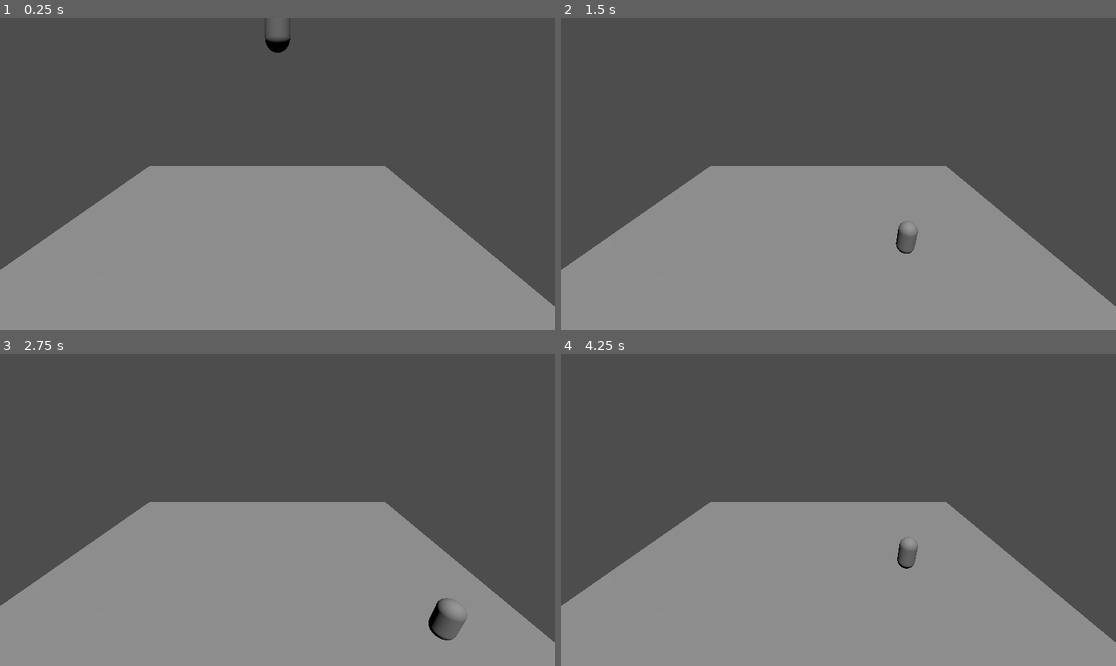
Above: before the commit, frames 1-4 (two rows, left to right).
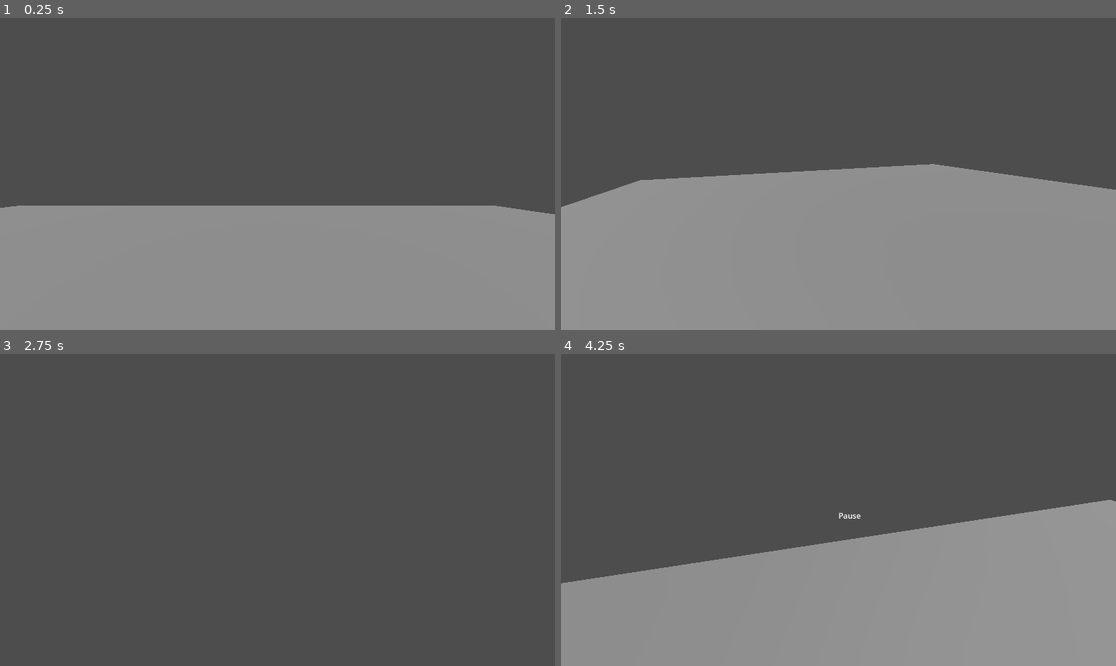
Above: after the commit, the same moments.

Repository: electrp/ggj25
Game: Godot game, scene res://node_3d.tscn
Two runs of this game, one before a commit and one after it. Both use one fixed random seed, a clock stepped at 60 frames per second and the inputs below.
Inputs (mouse positions are in pixels of both pictures, inside the frame that each line leads up to):
- Up to frame 1 (0.25 s): no input
- Up to frame 2 (1.5 s): move the mouse to (960, 158) at 0.52 s; hold Right (ui_right) 0.53-1.28 s; hold Shift (ui_run, bound only after the commit) 0.53-1.28 s; tap Space (ui_accept) at 0.77, 0.8, 1.07, 1.35 s; move the mouse to (727, 189) at 1.27 s; hold Down (ui_down) from 1.28 s (still down)
- Up to frame 3 (2.75 s): tap Space (ui_accept) at 1.52, 1.82, 2.3 s; tap Shift (ui_run, bound only after the commit) at 1.55 s; move the mouse to (333, 441) at 2.02 s; release Down (ui_down) at 2.03 s; hold Right (ui_right) from 2.03 s (still down); hold Shift (ui_run, bound only after the commit) from 2.03 s (still down)
- Up to frame 4 (4.25 s): move the mouse to (810, 572) at 2.77 s; release Right (ui_right) at 2.78 s; release Shift (ui_run, bound only after the commit) at 2.78 s; hold Up (ui_up) 2.78-3.53 s; tap Shift (ui_run, bound only after the commit) at 2.85 s; tap Space (ui_accept) at 3.02, 3.32, 3.6, 3.77, 4.07 s; move the mouse to (1005, 556) at 3.52 s; hold Left (ui_left) from 3.53 s (still down); tap Escape (ui_cancel) at 4.15 s

The runs differ from the first frame. In frame 1, 12% of the frame differs, in the area x 0-100%, y 3-93%; in frame 2, 9.4%; in frame 3, 41%, in the area x 0-100%, y 47-100%; in frame 4, 14%.

Commit message:
player controller init

Diff:
--- /dev/null
+++ b/ggj25/Player.gd
@@ -0,0 +1,50 @@
+extends CharacterBody3D
+
+# inspector variables
+@export var walkSpeed = 4.0
+@export var runSpeed = 8.0
+@export var jumpVel = 4.5
+@export var mouseSens = 0.3
+@export var lerpSpeed = 10
+
+# private variables
+@onready var head = $Head
+var direction = Vector3.ZERO
+
+func _ready():
+	process_mode = PROCESS_MODE_PAUSABLE
+
+func _input(event):
+	if event is InputEventMouseMotion:
+		rotate_y(-deg_to_rad(event.relative.x * mouseSens))
+		head.rotate_x(-deg_to_rad(event.relative.y * mouseSens))
+		head.rotation.x = clamp(head.rotation.x, deg_to_rad(-89), deg_to_rad(89))
+
+func _physics_process(delta: float) -> void:
+	# Add the gravity.
+	if not is_on_floor():
+		velocity += get_gravity() * delta
+
+	# Handle jump.
+	if Input.is_action_just_pressed("ui_accept") and is_on_floor():
+		velocity.y = jumpVel
+
+	# Get the input direction and handle the movement/deceleration.
+	# As good practice, you should replace UI actions with custom gameplay actions.
+	var input_dir := Input.get_vector("ui_left", "ui_right", "ui_up", "ui_down")
+	direction = lerp(direction, (transform.basis * Vector3(input_dir.x, 0, input_dir.y)).normalized(), delta * lerpSpeed)
+
+	# Run
+	var speed = walkSpeed
+	if Input.is_action_pressed("ui_run"):
+		speed = runSpeed
+
+	# Calculate direction
+	if direction:
+		velocity.x = direction.x * speed
+		velocity.z = direction.z * speed
+	else:
+		velocity.x = move_toward(velocity.x, 0, speed)
+		velocity.z = move_toward(velocity.z, 0, speed)
+
+	move_and_slide()
--- /dev/null
+++ b/ggj25/TestScene.gd
@@ -0,0 +1,23 @@
+extends Node3D
+
+@onready var pause = $Pause
+@onready var player = $Player
+var isPaused = false
+
+# Called when the node enters the scene tree for the first time.
+func _ready() -> void:
+	Input.set_mouse_mode(Input.MOUSE_MODE_CAPTURED)
+	process_mode = Node.PROCESS_MODE_ALWAYS
+
+# Called every frame. 'delta' is the elapsed time since the previous frame.
+func _process(delta: float) -> void:
+	if Input.is_action_just_released("ui_cancel"):
+		if isPaused == false:
+			Input.set_mouse_mode(Input.MOUSE_MODE_VISIBLE)
+			pause.visible = true
+			get_tree().paused = true
+		else:
+			Input.set_mouse_mode(Input.MOUSE_MODE_CAPTURED)
+			pause.visible = false
+			get_tree().paused = false
+		isPaused = !isPaused
--- a/ggj25/character_body_3d.gd
+++ /dev/null
@@ -1,28 +0,0 @@
-extends CharacterBody3D
-
-
-const SPEED = 5.0
-const JUMP_VELOCITY = 4.5
-
-
-func _physics_process(delta: float) -> void:
-	# Add the gravity.
-	if not is_on_floor():
-		velocity += get_gravity() * delta
-
-	# Handle jump.
-	if Input.is_action_just_pressed("ui_accept") and is_on_floor():
-		velocity.y = JUMP_VELOCITY
-
-	# Get the input direction and handle the movement/deceleration.
-	# As good practice, you should replace UI actions with custom gameplay actions.
-	var input_dir := Input.get_vector("ui_left", "ui_right", "ui_up", "ui_down")
-	var direction := (transform.basis * Vector3(input_dir.x, 0, input_dir.y)).normalized()
-	if direction:
-		velocity.x = direction.x * SPEED
-		velocity.z = direction.z * SPEED
-	else:
-		velocity.x = move_toward(velocity.x, 0, SPEED)
-		velocity.z = move_toward(velocity.z, 0, SPEED)
-
-	move_and_slide()
--- a/ggj25/node_3d.tscn
+++ b/ggj25/node_3d.tscn
@@ -1,31 +1,56 @@
-[gd_scene load_steps=4 format=3 uid="uid://blm7dp6hmnlo3"]
+[gd_scene load_steps=5 format=3 uid="uid://b5logkqgxqaun"]
 
-[ext_resource type="Script" path="res://character_body_3d.gd" id="1_xmo05"]
+[ext_resource type="Script" path="res://TestScene.gd" id="1_7sy4c"]
+[ext_resource type="Script" path="res://Player.gd" id="1_xmo05"]
 
 [sub_resource type="CapsuleShape3D" id="CapsuleShape3D_lko34"]
 
 [sub_resource type="CapsuleMesh" id="CapsuleMesh_ijbdt"]
 
-[node name="Node3D" type="Node3D"]
+[node name="TestScene" type="Node3D"]
 transform = Transform3D(1, 0, 0, 0, 1, 0, 0, 0, 1, 0.000385284, 0, 0.0133736)
+script = ExtResource("1_7sy4c")
 
 [node name="CSGBox3D" type="CSGBox3D" parent="."]
 transform = Transform3D(1, 0, 0, 0, 1, 0, 0, 0, 1, -1.09756, 0, 0.785339)
 use_collision = true
 size = Vector3(26.3124, 1, 23.9188)
 
-[node name="CharacterBody3D" type="CharacterBody3D" parent="."]
-transform = Transform3D(1, 0, 0, 0, 1, 0, 0, 0, 1, 0.0470948, 11.6521, 0.0899035)
+[node name="Player" type="CharacterBody3D" parent="."]
+transform = Transform3D(1, 0, 0, 0, 1, 0, 0, 0, 1, 0.0470948, 1.74546, 0.0899035)
 script = ExtResource("1_xmo05")
 
-[node name="CollisionShape3D" type="CollisionShape3D" parent="CharacterBody3D"]
+[node name="CollisionShape3D" type="CollisionShape3D" parent="Player"]
 shape = SubResource("CapsuleShape3D_lko34")
 
-[node name="MeshInstance3D" type="MeshInstance3D" parent="CharacterBody3D"]
+[node name="MeshInstance3D" type="MeshInstance3D" parent="Player"]
 mesh = SubResource("CapsuleMesh_ijbdt")
 
-[node name="Camera3D" type="Camera3D" parent="."]
-transform = Transform3D(1, 0, 0, 0, 0.902352, 0.430999, 0, -0.430999, 0.902352, 0.0431719, 9.47966, 9.68832)
+[node name="Head" type="Node3D" parent="Player"]
+transform = Transform3D(1, 0, 0, 0, 1, 0, 0, 0, 1, 0, 0.75, 0)
+
+[node name="Camera3D" type="Camera3D" parent="Player/Head"]
 
 [node name="DirectionalLight3D" type="DirectionalLight3D" parent="."]
 transform = Transform3D(1, 0, 0, 0, 0.40739, 0.913254, 0, -0.913254, 0.40739, 0.0470948, 13.4819, 4.92665)
+
+[node name="Pause" type="CanvasLayer" parent="."]
+visible = false
+
+[node name="Control" type="Control" parent="Pause"]
+layout_mode = 3
+anchors_preset = 0
+offset_left = 576.0
+offset_top = 324.0
+offset_right = 576.0
+offset_bottom = 324.0
+grow_horizontal = 2
+grow_vertical = 2
+
+[node name="Label" type="Label" parent="Pause/Control"]
+layout_mode = 0
+offset_right = 47.0
+offset_bottom = 23.0
+text = "Pause"
+horizontal_alignment = 1
+vertical_alignment = 1
--- a/ggj25/project.godot
+++ b/ggj25/project.godot
@@ -17,6 +17,43 @@
 
 [input]
 
+ui_accept={
+"deadzone": 0.5,
+"events": [Object(InputEventKey,"resource_local_to_scene":false,"resource_name":"","device":0,"window_id":0,"alt_pressed":false,"shift_pressed":false,"ctrl_pressed":false,"meta_pressed":false,"pressed":false,"keycode":32,"physical_keycode":0,"key_label":0,"unicode":32,"location":0,"echo":false,"script":null)
+]
+}
+ui_left={
+"deadzone": 0.5,
+"events": [Object(InputEventKey,"resource_local_to_scene":false,"resource_name":"","device":0,"window_id":0,"alt_pressed":false,"shift_pressed":false,"ctrl_pressed":false,"meta_pressed":false,"pressed":false,"keycode":4194319,"physical_keycode":0,"key_label":0,"unicode":0,"location":0,"echo":false,"script":null)
+, Object(InputEventJoypadButton,"resource_local_to_scene":false,"resource_name":"","device":0,"button_index":13,"pressure":0.0,"pressed":false,"script":null)
+, Object(InputEventJoypadMotion,"resource_local_to_scene":false,"resource_name":"","device":0,"axis":0,"axis_value":-1.0,"script":null)
+, Object(InputEventKey,"resource_local_to_scene":false,"resource_name":"","device":-1,"window_id":0,"alt_pressed":false,"shift_pressed":false,"ctrl_pressed":false,"meta_pressed":false,"pressed":false,"keycode":0,"physical_keycode":65,"key_label":0,"unicode":97,"location":0,"echo":false,"script":null)
+]
+}
+ui_right={
+"deadzone": 0.5,
+"events": [Object(InputEventKey,"resource_local_to_scene":false,"resource_name":"","device":0,"window_id":0,"alt_pressed":false,"shift_pressed":false,"ctrl_pressed":false,"meta_pressed":false,"pressed":false,"keycode":4194321,"physical_keycode":0,"key_label":0,"unicode":0,"location":0,"echo":false,"script":null)
+, Object(InputEventJoypadButton,"resource_local_to_scene":false,"resource_name":"","device":0,"button_index":14,"pressure":0.0,"pressed":false,"script":null)
+, Object(InputEventJoypadMotion,"resource_local_to_scene":false,"resource_name":"","device":0,"axis":0,"axis_value":1.0,"script":null)
+, Object(InputEventKey,"resource_local_to_scene":false,"resource_name":"","device":-1,"window_id":0,"alt_pressed":false,"shift_pressed":false,"ctrl_pressed":false,"meta_pressed":false,"pressed":false,"keycode":0,"physical_keycode":68,"key_label":0,"unicode":100,"location":0,"echo":false,"script":null)
+]
+}
+ui_up={
+"deadzone": 0.5,
+"events": [Object(InputEventKey,"resource_local_to_scene":false,"resource_name":"","device":0,"window_id":0,"alt_pressed":false,"shift_pressed":false,"ctrl_pressed":false,"meta_pressed":false,"pressed":false,"keycode":4194320,"physical_keycode":0,"key_label":0,"unicode":0,"location":0,"echo":false,"script":null)
+, Object(InputEventJoypadButton,"resource_local_to_scene":false,"resource_name":"","device":0,"button_index":11,"pressure":0.0,"pressed":false,"script":null)
+, Object(InputEventJoypadMotion,"resource_local_to_scene":false,"resource_name":"","device":0,"axis":1,"axis_value":-1.0,"script":null)
+, Object(InputEventKey,"resource_local_to_scene":false,"resource_name":"","device":-1,"window_id":0,"alt_pressed":false,"shift_pressed":false,"ctrl_pressed":false,"meta_pressed":false,"pressed":false,"keycode":0,"physical_keycode":87,"key_label":0,"unicode":119,"location":0,"echo":false,"script":null)
+]
+}
+ui_down={
+"deadzone": 0.5,
+"events": [Object(InputEventKey,"resource_local_to_scene":false,"resource_name":"","device":0,"window_id":0,"alt_pressed":false,"shift_pressed":false,"ctrl_pressed":false,"meta_pressed":false,"pressed":false,"keycode":4194322,"physical_keycode":0,"key_label":0,"unicode":0,"location":0,"echo":false,"script":null)
+, Object(InputEventJoypadButton,"resource_local_to_scene":false,"resource_name":"","device":0,"button_index":12,"pressure":0.0,"pressed":false,"script":null)
+, Object(InputEventJoypadMotion,"resource_local_to_scene":false,"resource_name":"","device":0,"axis":1,"axis_value":1.0,"script":null)
+, Object(InputEventKey,"resource_local_to_scene":false,"resource_name":"","device":-1,"window_id":0,"alt_pressed":false,"shift_pressed":false,"ctrl_pressed":false,"meta_pressed":false,"pressed":false,"keycode":0,"physical_keycode":83,"key_label":0,"unicode":115,"location":0,"echo":false,"script":null)
+]
+}
 Foward={
 "deadzone": 0.5,
 "events": [Object(InputEventKey,"resource_local_to_scene":false,"resource_name":"","device":-1,"window_id":0,"alt_press …(192 unchanged characters)…
@@ -37,3 +74,9 @@
 "events": [Object(InputEventKey,"resource_local_to_scene":false,"resource_name":"","device":-1,"window_id":0,"alt_press …(192 unchanged characters)…
 ]
 }
+ui_run={
+"deadzone": 0.5,
+"events": [Object(InputEventKey,"resource_local_to_scene":false,"resource_name":"","device":-1,"window_id":0,"alt_pressed":false,"shift_pressed":false,"ctrl_pressed":false,"meta_pressed":false,"pressed":false,"keycode":0,"physical_keycode":4194325,"key_label":0,"unicode":0,"location":0,"echo":false,"script":null)
+, Object(InputEventKey,"resource_local_to_scene":false,"resource_name":"","device":-1,"window_id":0,"alt_pressed":false,"shift_pressed":false,"ctrl_pressed":false,"meta_pressed":false,"pressed":false,"keycode":0,"physical_keycode":4194325,"key_label":0,"unicode":0,"location":0,"echo":false,"script":null)
+]
+}
